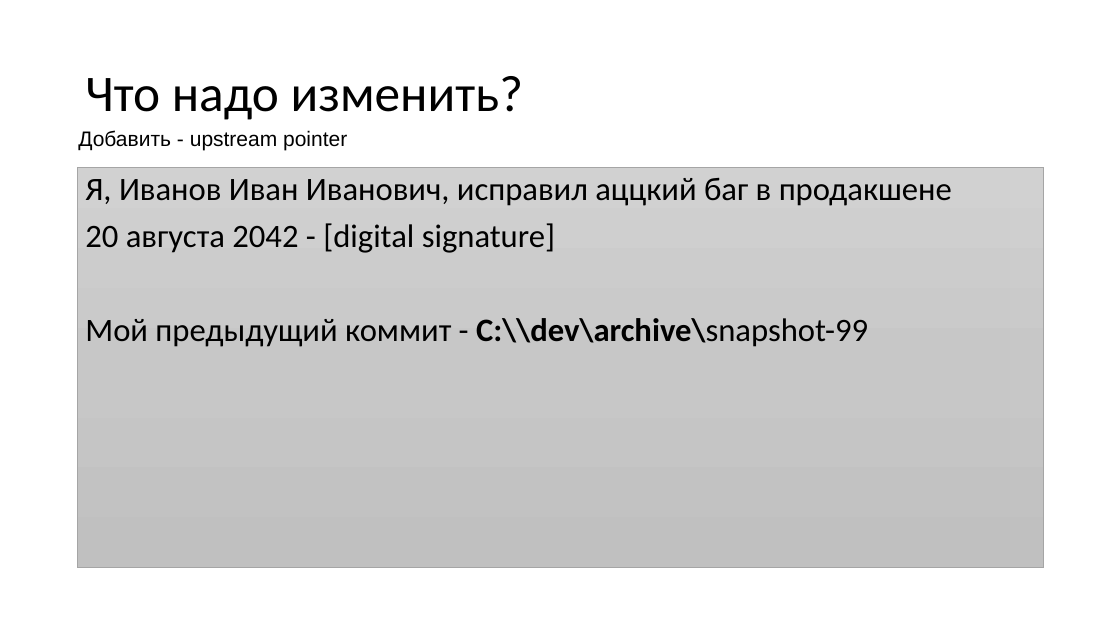
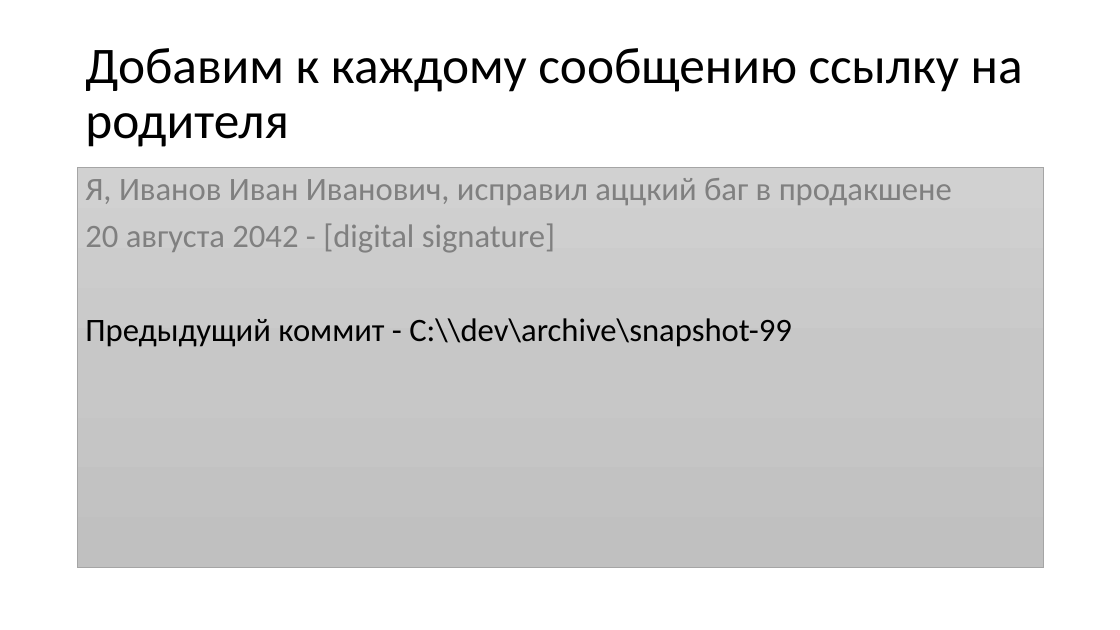
Before and after one commit to dzmitry-varabei/front-end-course, a slide deck: slide 24 of git-commit-code-review/Presentation1.pptx (slide 20 before the commit). Drawn at 1120x630 pixels with LibreOffice and Linux fonts; fonts in the diff are those of the drawing. Boxes give left, top, right and bottom in pixels: in the first picture for what was removed or moved away, otherwise in the second. Text is boxed around its words. In the diff, an @@ line names an element or a change of style, - is before the commit and + after.

```diff
--- a/git-commit-code-review/Presentation1.pptx
+++ b/git-commit-code-review/Presentation1.pptx
@@ title at (85,48,1023,147): text changed @@
-Что надо изменить?
+Добавим к каждому сообщению ссылку на родителя
@@ text removed at (78,130,347,150) @@
-Добавить - upstream pointer
@@ text at (85,178,952,253): text colour #000000 to #808080 in "Я, Иванов Иван Иванович, исправил аццкий баг ...", "20 августа 2042 - [digital signature]" @@
@@ text at (85,318,792,347): text changed @@
-Мой предыдущий коммит - С:\\dev\archive\snapshot-99
+Предыдущий коммит - С:\\dev\archive\snapshot-99
```
Also in this commit, not shown: 9 other slides changed, 6 slides added, 1 slide removed.
